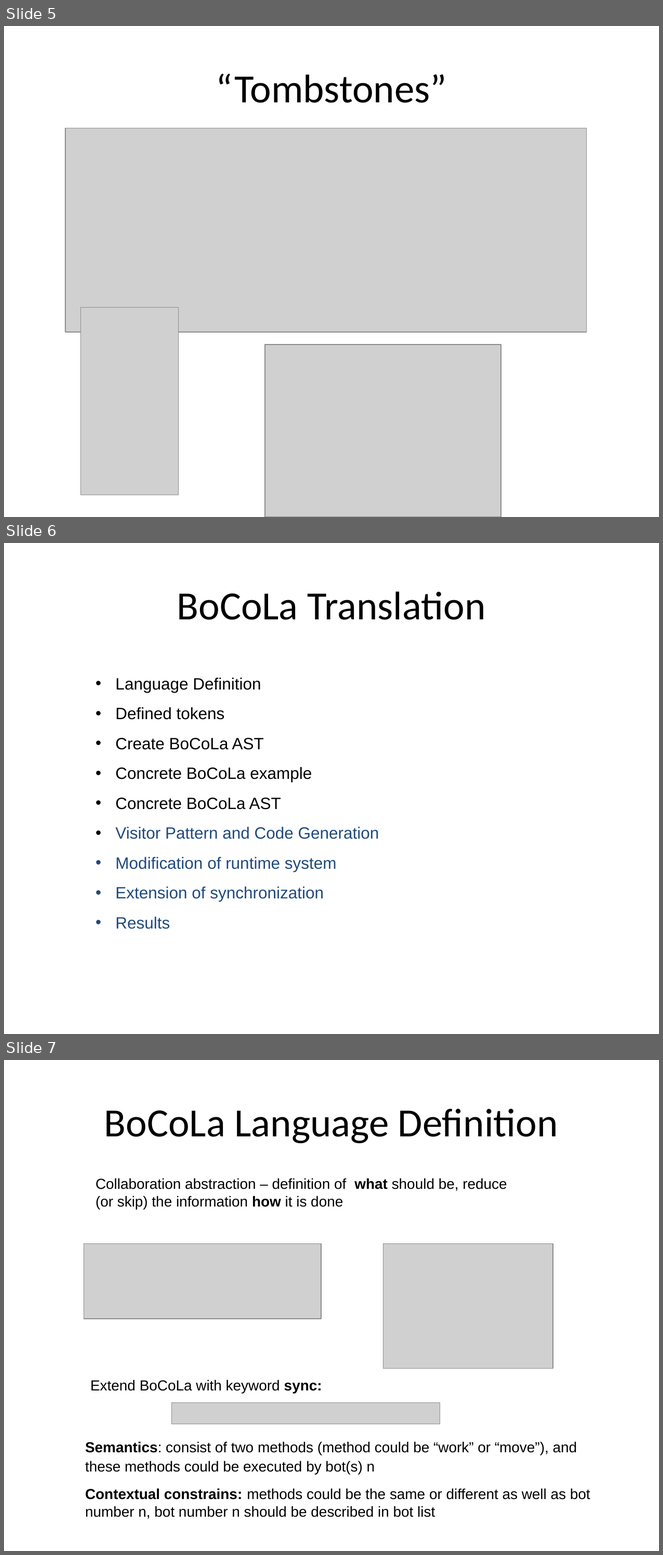
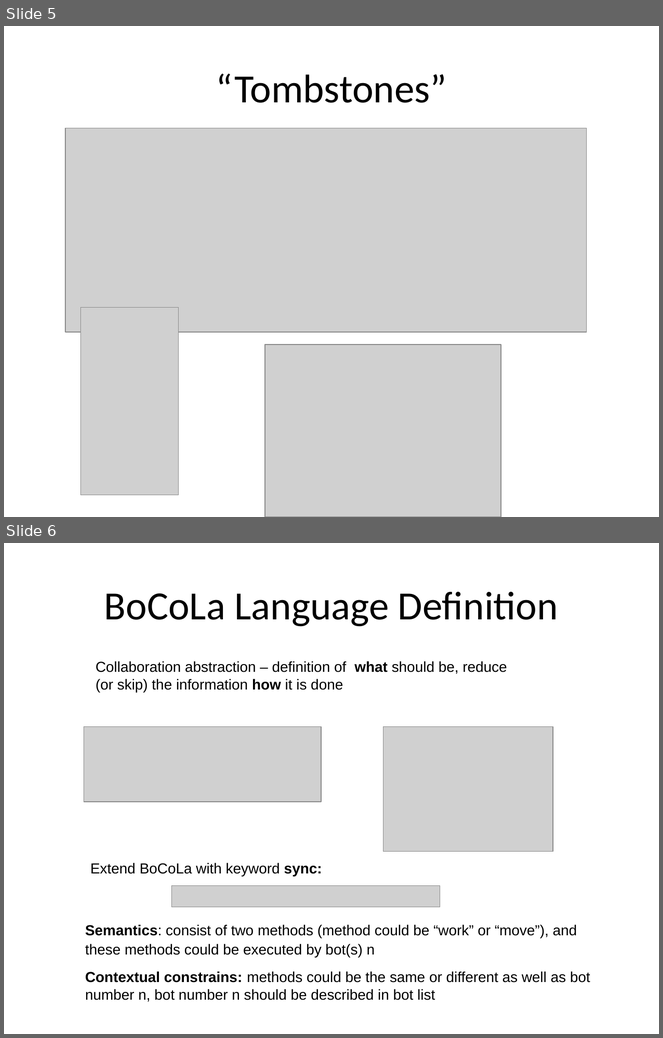
Before and after one commit to isurup/kalle-martin-group, a slide deck: SSE2/slides/3 Interpretation.ppt. Shown one above the other, each under a label of ours: slides 5, 6 and 7 before the commit, slides 5 and 6 after it. The pictures are 663x1555 and 663x1038 pixels, drawn with LibreOffice and Linux fonts; fonts in the diff are those of the drawing; grey boxes stand for pictures. Boxes give left, top, right and bottom in pixels: in the first picture for what was removed or moved away, otherwise in the second. Text is boxed around its words. In the diff, an @@ line names an element or a change of style, - is before the commit and + after.

```diff
--- a/SSE2/slides/3 Interpretation.ppt
+++ b/SSE2/slides/3 Interpretation.ppt
@@ slide 6 removed at (4, 543, 659, 1034), background #FFFFFF @@
@@ title removed at (177, 591, 486, 620) @@
-BoCoLa Translation
@@ text removed at (115, 678, 379, 929) @@
-• Language Definition
-• Defined tokens
-• Create BoCoLa AST
-• Concrete BoCoLa example
-• Concrete BoCoLa AST
-• Visitor Pattern and Code Generation
-• Modification of runtime system
-• Extension of synchronization
-• Results
@@ what was slide 7 is now slide 6 @@
```
